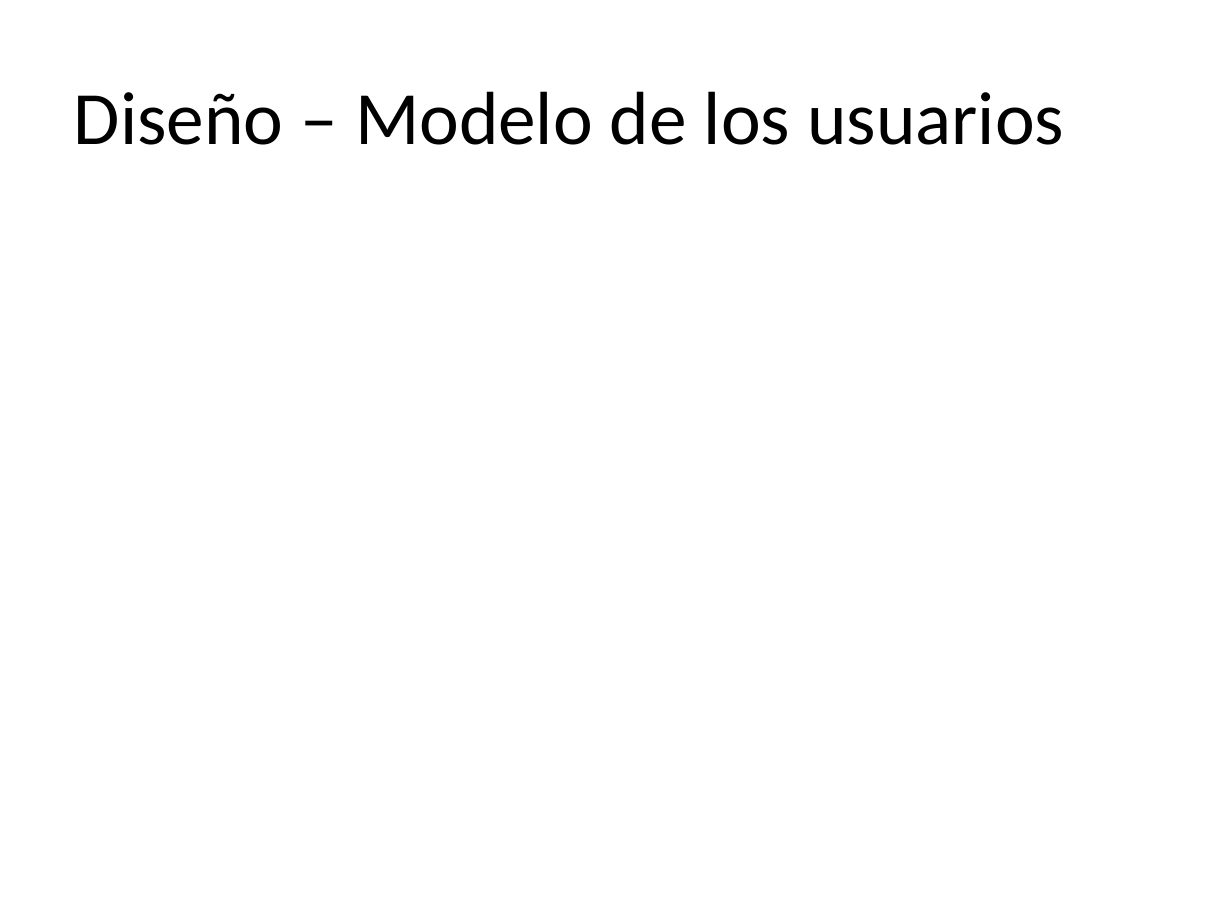
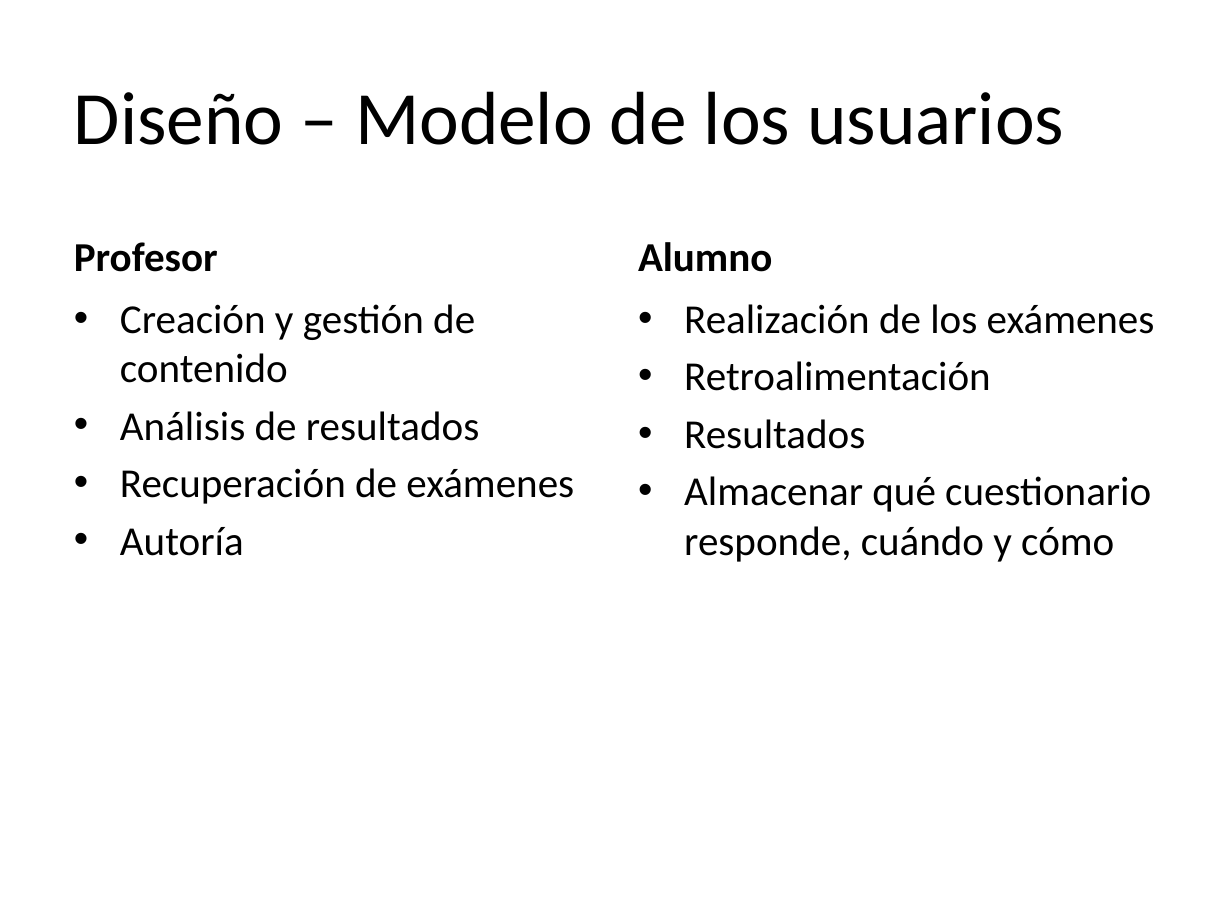
Before and after one commit to molins/TFG, a slide deck: slide 12 of presentacion/TFG.pptx. Drawn at 1232x924 pixels with LibreOffice and Linux fonts; fonts in the diff are those of the drawing. Boxes give left, top, right and bottom in pixels: in the first picture for what was removed or moved away, otherwise in the second. Text is boxed around its words. In the diff, an @@ line names an element or a change of style, - is before the commit and + after.

```diff
--- a/presentacion/TFG.pptx
+++ b/presentacion/TFG.pptx
@@ text added at (74, 242, 218, 272), 24 pt, text #000000, bold @@
+Profesor
@@ text added at (638, 242, 772, 272), 24 pt, text #000000, bold @@
+Alumno
@@ text added at (120, 304, 574, 556), 24 pt, text #000000 @@
+• Creación y gestión de contenido
+• Análisis de resultados
+• Recuperación de exámenes
+• Autoría
@@ text added at (684, 304, 1155, 562), 24 pt, text #000000 @@
+• Realización de los exámenes
+• Retroalimentación
+• Resultados
+• Almacenar qué cuestionario responde, cuándo y cómo
```
Also in this commit, not shown: 1 other slide changed.
